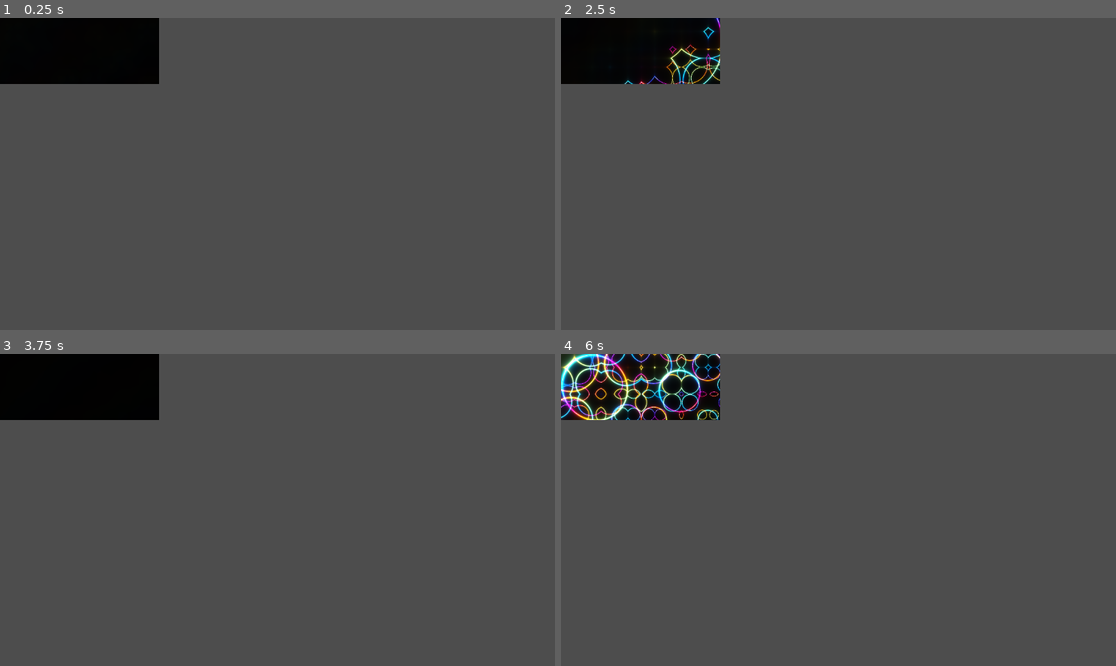
Above: before the commit, frames 1-4 (two rows, left to right).
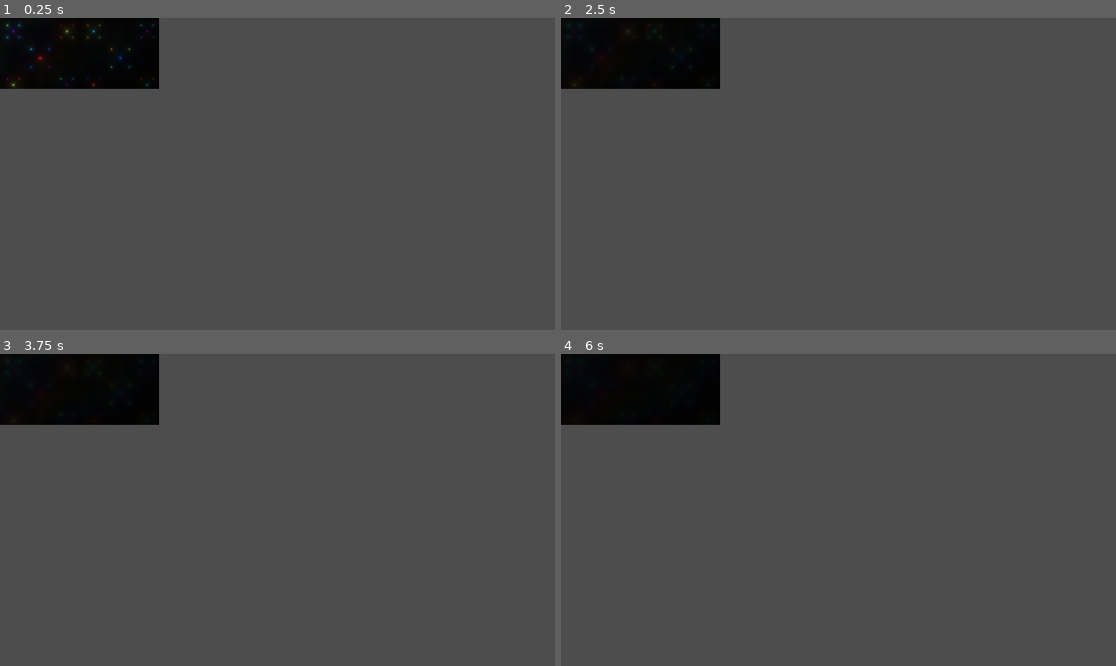
Above: after the commit, the same moments.

Repository: trevyn/shadertest
Game: Godot game, scene res://main.tscn
The game is run twice, just before and just after one commit, with the same random seed, the same clock (stepped at 60 frames per second) and the same inputs. The engine's default icon, where the game draws it, is replaced by a stand-in: a white triangle on a blue panel in a dark square.
Inputs:
- Up to frame 1 (0.25 s): no input
- Up to frame 2 (2.5 s): tap Enter at 0.5, 2 s; tap Space at 1.25 s
- Up to frame 3 (3.75 s): tap Space at 3.5 s
- Up to frame 4 (6 s): tap Enter at 4.25 s; tap Space at 5 s

The runs differ from the first frame. In frame 1, 0.7% of the frame differs, in the area x 0-29%, y 1-23%; in frame 2, 1.2%; in frame 3, 0.5%; in frame 4, 4.5%, in the area x 0-29%, y 0-23%.

Commit message:
time

Diff:
--- a/main.tscn
+++ b/main.tscn
@@ -10,6 +10,6 @@
 
 [node name="Sprite2D" type="Sprite2D" parent="."]
 material = SubResource("ShaderMaterial_8puxc")
-position = Vector2(109, 48)
-scale = Vector2(3.46094, 1.39844)
+position = Vector2(109, 52.7499)
+scale = Vector2(3.46094, 1.47266)
 texture = ExtResource("2_1scnd")
--- a/shader.gdshader
+++ b/shader.gdshader
@@ -18,15 +18,16 @@
     vec2 uv = (FRAGCOORD.xy * 4.0 - iResolution.xy * 2.0) / iResolution.y;
     vec2 uv0 = uv;
     vec3 finalColor = vec3(0.0);
+	float iTime = TIME * 0.01;
 
     for (float i = 96.0; i < 100.0; i++) {
         uv = fract(uv * 1.5) - 0.5;
 
         float d = length(uv) * exp(-length(uv0));
 
-        vec3 col = palette(length(uv0) + i*.4 + TIME*.4);
+        vec3 col = palette(length(uv0) + i*.4 + iTime*.4);
 
-        d = sin(d*8. + TIME)/8.;
+        d = sin(d*8. + iTime)/8.;
         d = abs(d);
 
         d = pow(0.01 / d, 1.2);
